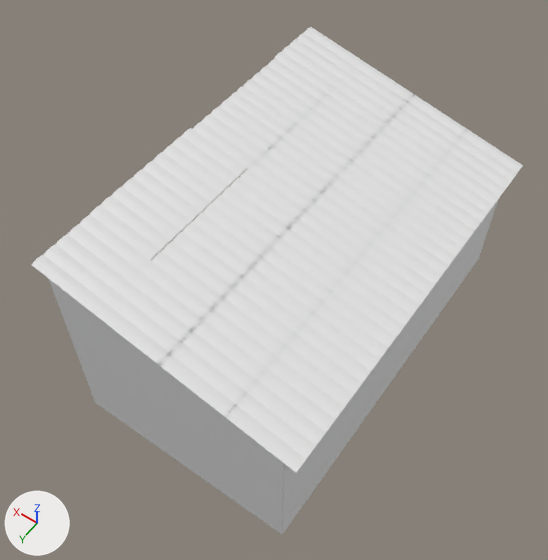
One commit to the FBX model AINT_253 StreetScene - Unity/Assets/Models/Warehouse.FBX: the scene before it, then after it.
One viewpoint serves both versions: a 50 mm camera at (-10.42, 11.56, 20.6) aimed at (-2.35, 0.26, 2.84). The lights are fixed; the arrows at lower left show +X, +Y and +Z. Where no turn or scale is listed for an object, it has been applied to the vertices. Vertices at the same position are counted once.

Script lines for the objects in view, before the commit:
```python
ob_box008 = bpy.data.objects.new('Box008', me_mesh_008)
ob_box008.location = (0.19, 2.42, 6.04)
ob_box013 = bpy.data.objects.new('Box013', me_mesh_013)
ob_box013.location = (-1.82, 4.47, 5.58)
ob_box014 = bpy.data.objects.new('Box014', me_mesh_014)
ob_box014.location = (-1.82, 2.42, 5.58)
ob_box016 = bpy.data.objects.new('Box016', me_mesh_016)
ob_box016.location = (-1.82, -1.66, 5.58)
ob_box018 = bpy.data.objects.new('Box018', me_mesh_018)
ob_box018.location = (-1.82, -5.68, 5.58)
ob_box020 = bpy.data.objects.new('Box020', me_mesh_020)
ob_box020.location = (-3.73, 2.42, 5.15)
ob_box024 = bpy.data.objects.new('Box024', me_mesh_024)
ob_box024.location = (-3.73, -5.68, 5.15)
ob_box029 = bpy.data.objects.new('Box029', me_mesh_029)
ob_box029.location = (-5.7, -3.64, 4.7)
ob_box030 = bpy.data.objects.new('Box030', me_mesh_030)
ob_box030.location = (-5.7, -5.68, 4.7)
# also in view: 'Box017' at (-1.83, -3.64, 5.62); 'Box028' at (-5.7, -1.66, 4.74); 'Box004' at (-2.86, -0.51, 3.08); 'Box019' at (-3.74, 4.47, 5.18); 'Box027' at (-5.7, 0.38, 4.74)
```
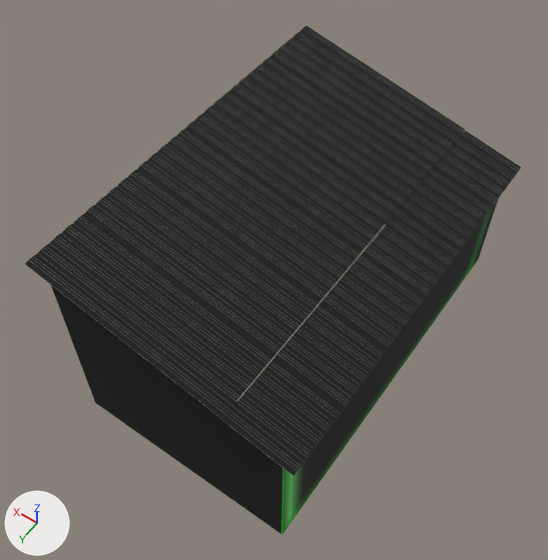
Patch to the scene script:
```diff
--- a/AINT_253 StreetScene - Unity/Assets/Models/Warehouse.FBX.py
+++ b/AINT_253 StreetScene - Unity/Assets/Models/Warehouse.FBX.py
@@ mat_material__2 @@
+mat_material__2 = principled_material('Material #2')
+mat_material__2.texture = img_warehouse_uvw_psd
+mat_material__2.roughness = 0.859
@@ me_mesh_003 @@
-me_mesh_003.from_pydata(...)  # 30 vertices, 56 faces; spans x -3.5..3.5, y -6.0..6.0, z 0.0..6.15
+me_mesh_003.from_pydata(...)  # 15594 vertices, 31344 faces; spans x -3.84..4.12, y -6.09..6.09, z 0.0..6.38
+# me_mesh_003 part 1: 15564 vertices added at x -3.84..4.12, y -6.09..6.09, z 0.0..6.38
+# me_mesh_003 part 2: 56 faces spanning x -3.5..3.5, y -6.0..6.0, z 0.0..6.15 switch from no material to mat_material__2 (picture img_warehouse_uvw_psd)
+# me_mesh_003 part 3: the surface is now shaded smooth
@@ ob_box008 @@
-ob_box008 = bpy.data.objects.new('Box008', me_mesh_008)
@@ ob_box024 @@
-ob_box024 = bpy.data.objects.new('Box024', me_mesh_024)
@@ ob_box018 @@
-ob_box018 = bpy.data.objects.new('Box018', me_mesh_018)
@@ ob_box030 @@
-ob_box030 = bpy.data.objects.new('Box030', me_mesh_030)
@@ ob_box013 @@
-ob_box013 = bpy.data.objects.new('Box013', me_mesh_013)
@@ ob_box029 @@
-ob_box029 = bpy.data.objects.new('Box029', me_mesh_029)
@@ ob_box014 @@
-ob_box014 = bpy.data.objects.new('Box014', me_mesh_014)
@@ ob_box020 @@
-ob_box020 = bpy.data.objects.new('Box020', me_mesh_020)
@@ ob_box011 @@
-ob_box011 = bpy.data.objects.new('Box011', me_mesh_011)
@@ ob_box028 @@
-ob_box028 = bpy.data.objects.new('Box028', me_mesh_028)
@@ ob_box016 @@
-ob_box016 = bpy.data.objects.new('Box016', me_mesh_016)
@@ ob_box023 @@
-ob_box023 = bpy.data.objects.new('Box023', me_mesh_023)
@@ ob_box002 @@
-ob_box002 = bpy.data.objects.new('Box002', me_mesh)
@@ ob_box010 @@
-ob_box010 = bpy.data.objects.new('Box010', me_mesh_010)
@@ ob_box015 @@
-ob_box015 = bpy.data.objects.new('Box015', me_mesh_015)
@@ ob_box021 @@
-ob_box021 = bpy.data.objects.new('Box021', me_mesh_021)
@@ ob_box026 @@
-ob_box026 = bpy.data.objects.new('Box026', me_mesh_026)
@@ ob_box017 @@
-ob_box017 = bpy.data.objects.new('Box017', me_mesh_017)
@@ ob_box009 @@
-ob_box009 = bpy.data.objects.new('Box009', me_mesh_009)
@@ ob_box027 @@
-ob_box027 = bpy.data.objects.new('Box027', me_mesh_027)
@@ ob_box019 @@
-ob_box019 = bpy.data.objects.new('Box019', me_mesh_019)
@@ ob_box012 @@
-ob_box012 = bpy.data.objects.new('Box012', me_mesh_012)
@@ ob_box022 @@
-ob_box022 = bpy.data.objects.new('Box022', me_mesh_022)
@@ ob_box025 @@
-ob_box025 = bpy.data.objects.new('Box025', me_mesh_025)
```

What differs and where, as boxes [x1, y1, x2, y2] in the pictures (548 x 560 px):
'Box004', reshaped: before [48, 200, 498, 534]; after [25, 26, 521, 534]
'Box025', deleted: before [225, 356, 345, 473]
'Box019', deleted: before [158, 307, 277, 417]
'Box013', deleted: before [95, 261, 215, 366]
'Box002', deleted: before [31, 215, 151, 315]
'Box026', deleted: before [277, 301, 388, 407]
'Box020', deleted: before [213, 255, 323, 355]
'Box014', deleted: before [151, 212, 263, 308]
'Box008', deleted: before [90, 169, 201, 260]
'Box027', deleted: before [324, 251, 427, 348]
'Box021', deleted: before [261, 208, 365, 301]
'Box015', deleted: before [203, 168, 307, 256]
'Box009', deleted: before [143, 128, 247, 212]
'Box028', deleted: before [365, 207, 462, 295]
'Box022', deleted: before [305, 167, 402, 251]
'Box016', deleted: before [250, 129, 346, 210]
'Box029', deleted: before [403, 167, 494, 248]
'Box010', deleted: before [193, 92, 289, 169]
'Box023', deleted: before [345, 129, 436, 207]
'Box030', deleted: before [436, 129, 523, 205]
'Box017', deleted: before [290, 94, 382, 167]
'Box011', deleted: before [236, 59, 328, 129]
'Box024', deleted: before [380, 94, 467, 166]
'Box018', deleted: before [327, 60, 415, 130]
'Box012', deleted: before [274, 27, 362, 93]
part 1 of me_mesh_003, added (black): after [25, 26, 521, 476]
part 2 of me_mesh_003, recoloured (grey to black): [51, 200, 498, 534] in both
